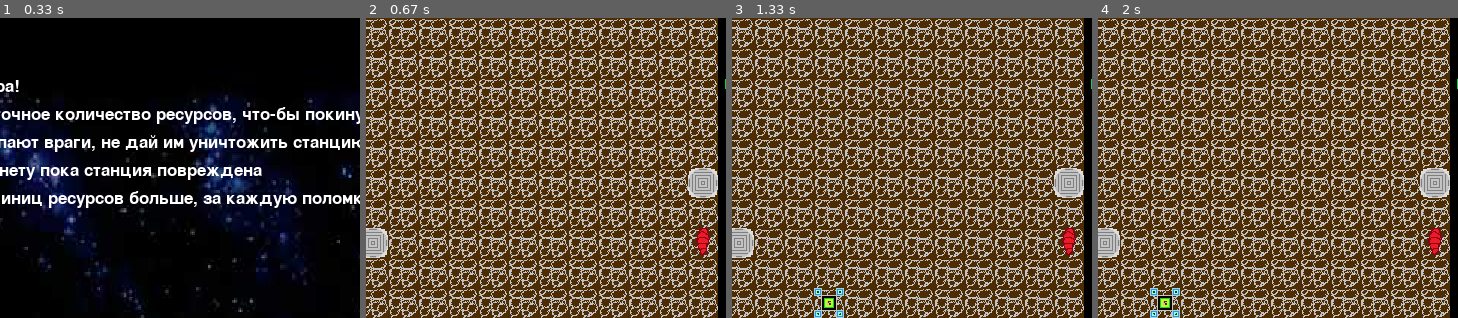
Above: before the commit, frames 1-4 (left to right).
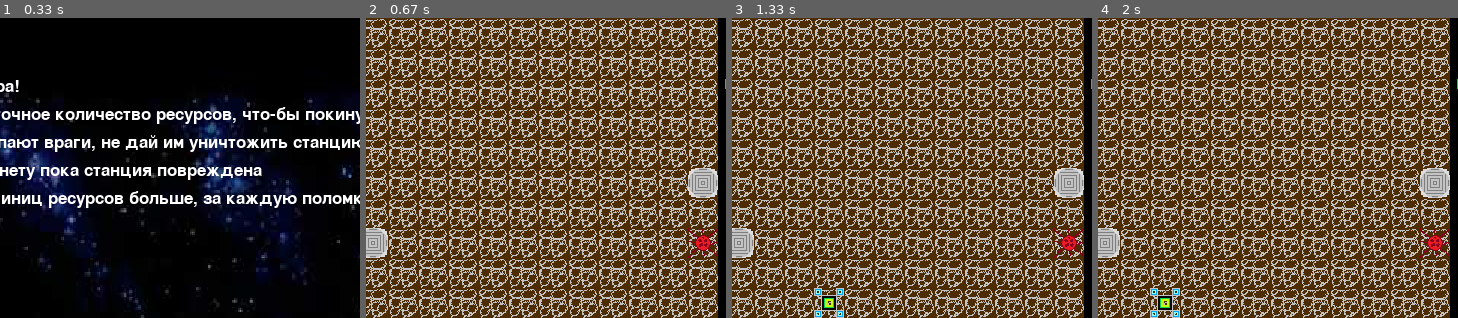
Above: after the commit, the same moments.

Repository: Zeroqube/PyGame_Project
Game: pygame game, started from Main_classes.py
Two runs of this game, one before a commit and one after it. Both use one fixed random seed, a clock stepped at 60 frames per second and the inputs below.
Inputs:
- Up to frame 1 (0.33 s): no input
- Up to frame 2 (0.67 s): hold D from 0.33 s (still down)
- Up to frame 3 (1.33 s): release D at 0.8 s; hold W 0.83-1.13 s; hold D from 1.17 s (still down)
- Up to frame 4 (2 s): release D at 1.63 s; hold A from 1.67 s (still down)
The pictures show only the part of the screen within x 34-84%, y 0-50%; the shares and areas given below are measured in that part.

Frame 1 is identical in both runs. In frame 2, 0.3% of the frame differs, in the area x 89-98%, y 70-80%; in frame 3, 0.3%; in frame 4, 0.3%.

Commit message:
Enemy is working

Diff:
--- a/Main_classes.py
+++ b/Main_classes.py
@@ -1,7 +1,7 @@
 import pygame
 import os
 import sys
-import random
+
 
 def load_image(name, colorkey=None):
     fullname = os.path.join('Picturs', name)
@@ -54,23 +54,23 @@
 
     def move(self, side):
         if side == 's':
-            self.move(self.find())
+            side = self.find()
         if side == 'u':
             if board.map[self.pos[0]][self.pos[1] - 1] != 0:
                 board.map[self.pos[0]][self.pos[1] - 1].die()
             board.map[self.pos[0]][self.pos[1] - 1] = Enemy_1(self.pos[0], self.pos[1] - 1, self.helth)
             self.kill()
-        if side == 'd':
+        elif side == 'd':
             if board.map[self.pos[0]][self.pos[1] + 1] != 0:
                 board.map[self.pos[0]][self.pos[1] + 1].die()
             board.map[self.pos[0]][self.pos[1] + 1] = Enemy_1(self.pos[0], self.pos[1] + 1, self.helth)
             self.kill()
-        if side == 'l':
+        elif side == 'l':
             if board.map[self.pos[0] - 1][self.pos[1]] != 0:
                 board.map[self.pos[0] - 1][self.pos[1]].die()
             board.map[self.pos[0] - 1][self.pos[1]] = Enemy_1(self.pos[0] - 1, self.pos[1], self.helth)
             self.kill()
-        if side == 'r':
+        elif side == 'r':
             if board.map[self.pos[0] + 1][self.pos[1]] != 0:
                 board.map[self.pos[0] + 1][self.pos[1]].die()
             board.map[self.pos[0] + 1][self.pos[1]] = Enemy_1(self.pos[0] + 1, self.pos[1], self.helth)
@@ -94,6 +94,10 @@
                     side = '0'
                 if side != '0':
                     return side
+
+    def die(self):
+        self.kill()
+
 
 resurs_image = load_image('Resurse.png')
 
@@ -177,6 +181,12 @@
         for cur_sprite in enemy_group.sprites():
             cur_sprite.act()
 
+    def spawn(self):
+        for i in range(20):
+            for j in range(20):
+                if self.enemy_map[i][j] == 's':
+                    board.map[j][i] = Enemy_1(j, i, 5)
+
 
 class SpriteGroup(pygame.sprite.Group):
     def __init__(self):
@@ -331,7 +341,6 @@
 
     def shoot(self):
         pass
-
 
 
 player = None
@@ -461,6 +470,8 @@
         if c % (FPS * 2) == 0:
             board.produce()
             board.act()
+        if c % (FPS * 7) == 0:
+            board.spawn()
 
         screen.fill(pygame.Color('black'))
         sprite_group.draw(screen)
Binary file changed: Data/Picturs/Enemy1.png
Not shown, removed: Data/Structures/Wall/1
